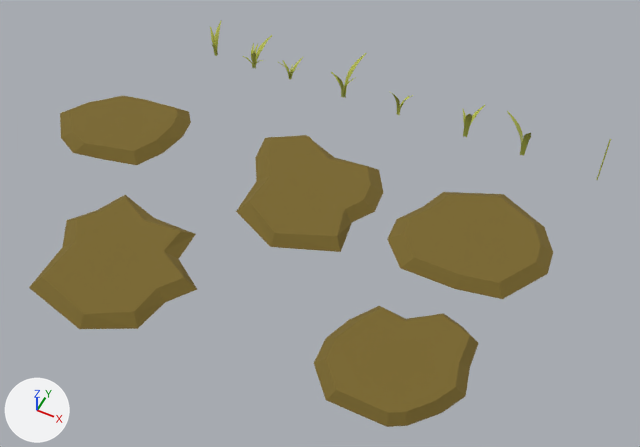
Two versions of the Blender file CharacterController_Prototype/Assets/Models/Environment/grass.blend, one commit apart.
Rendered twice from a camera (50 mm lens) standing at (2.02, -12.64, 11.68) and looking at (-2.62, -3.36, 0.08). Every picture has the same lights, and +X, +Y and +Z are marked at lower left.

The older version as bpy lines, for what is in view:
```python
ob_cube_029 = bpy.data.objects.new('Cube.029', me_cube_030)
ob_cube_029.location = (0.0, -2.57, 0.0)
ob_cube_029.scale = (1.0, 1.0, 0.0283)
ob_cube_030 = bpy.data.objects.new('Cube.030', me_cube_031)
ob_cube_030.location = (0.0, -5.41, 0.0)
ob_cube_030.scale = (1.0, 1.0, 0.0283)
ob_cube_032 = bpy.data.objects.new('Cube.032', me_cube_033)
ob_cube_032.location = (-3.19, -2.57, 0.0)
ob_cube_032.scale = (1.0, 1.0, 0.0283)
ob_cube_033 = bpy.data.objects.new('Cube.033', me_cube_034)
ob_cube_033.location = (-7.15, -2.57, 0.0)
ob_cube_033.scale = (1.0, 1.0, 0.0283)
ob_cube_034 = bpy.data.objects.new('Cube.034', me_cube_035)
ob_cube_034.location = (-5.4, -5.47, 0.0)
ob_cube_034.scale = (1.0, 1.0, 0.0283)
```
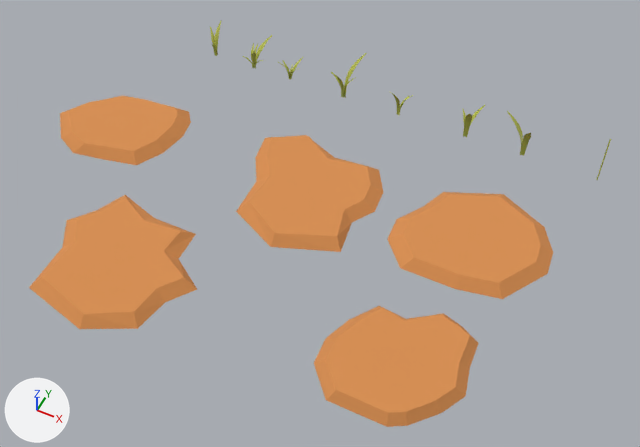
Boxes (x1, y1, x2, y2) around the edits, measured in the pictures (640 x 447 px):
```json
{"object": "Cube.034", "change": "recoloured", "before": [29, 195, 197, 329], "after": [29, 195, 197, 329], "on screen": "yellow to orange"}
{"object": "Cube.030", "change": "recoloured", "before": [314, 306, 478, 427], "after": [314, 306, 478, 427], "on screen": "yellow to orange"}
{"object": "Cube.029", "change": "recoloured", "before": [387, 192, 553, 299], "after": [387, 192, 553, 299], "on screen": "yellow to orange"}
{"object": "Cube.032", "change": "recoloured", "before": [236, 135, 383, 252], "after": [236, 135, 383, 252], "on screen": "yellow to orange"}
{"object": "Cube.033", "change": "recoloured", "before": [60, 96, 191, 165], "after": [60, 96, 191, 165], "on screen": "yellow to orange"}
```

The change, as JSON lines over the scene's bpy script:
```json
{"op": "set", "path": "mat_rock_texture.base_color", "old": "(0.199, 0.14, 0.0262)", "new": "(0.694, 0.276, 0.0815)", "note": "dark yellow #7b692d -> orange #d98f51"}
```
